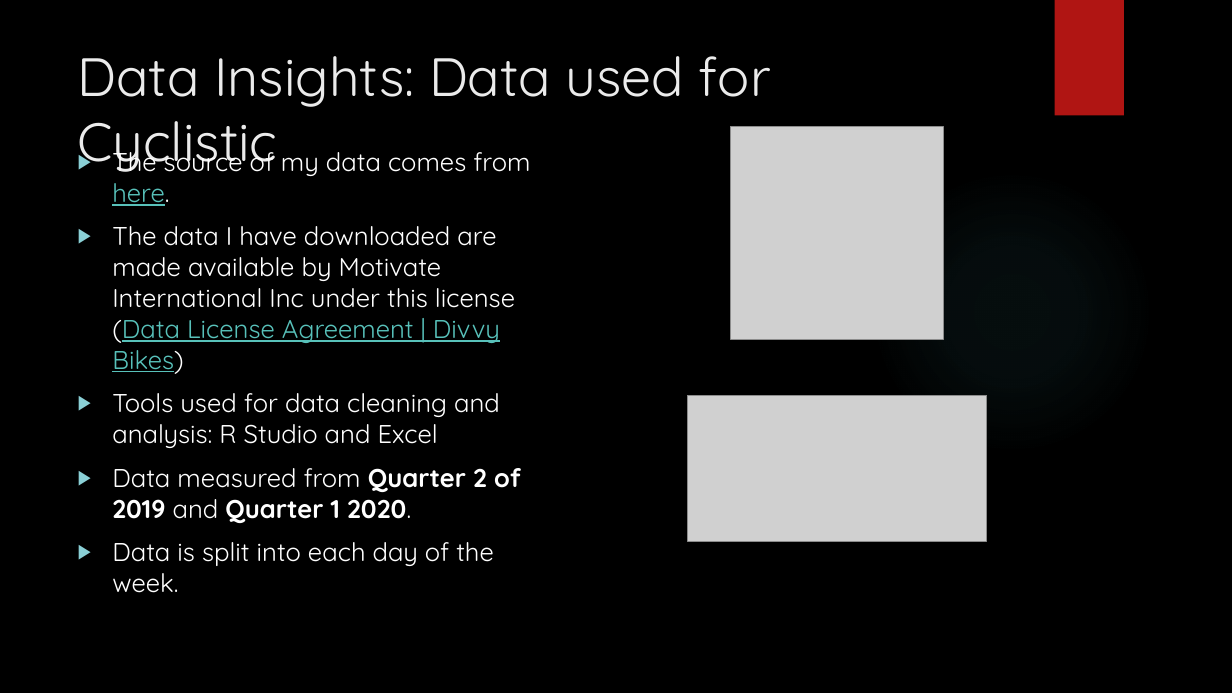
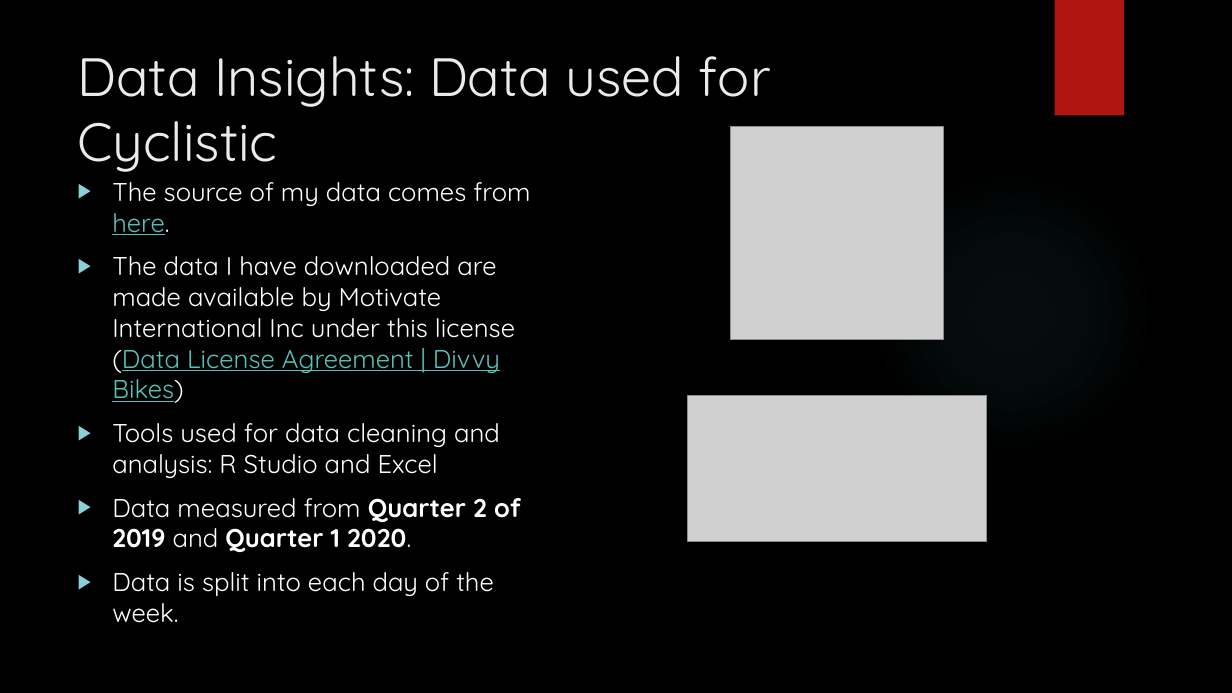
Before and after one commit to caleb-mar/Google-Data-Analytics-Captsone, a slide deck: slide 4 of Captsone Presentation.pptx. Drawn at 1232x693 pixels with LibreOffice and Linux fonts; fonts in the diff are those of the drawing; grey boxes stand for pictures; background and template pictures are left out. Boxes give left, top, right and bottom in pixels: in the first picture for what was removed or moved away, otherwise in the second. Text is boxed around its words. In the diff, an @@ line names an element or a change of style, - is before the commit and + after.

```diff
--- a/Captsone Presentation.pptx
+++ b/Captsone Presentation.pptx
@@ text "The source of my data ..." rewrapped from <box>112,144,530,593</box> to <box>112,182,530,623</box> @@
```
Also in this commit, not shown: 2 other slides changed.
